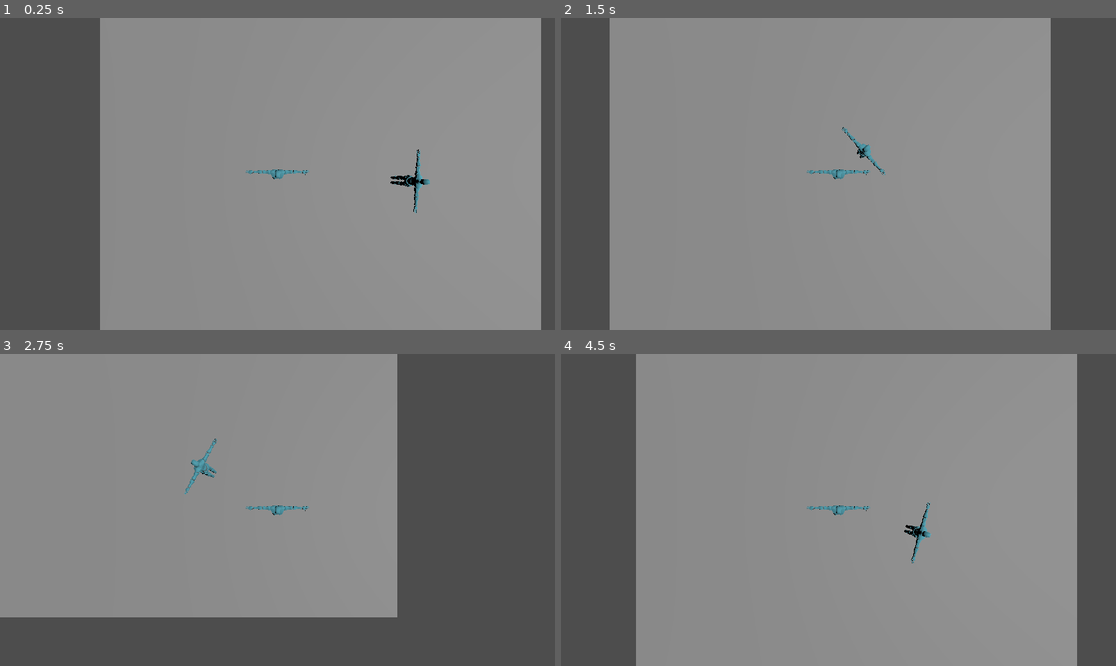
Above: before the commit, frames 1-4 (two rows, left to right).
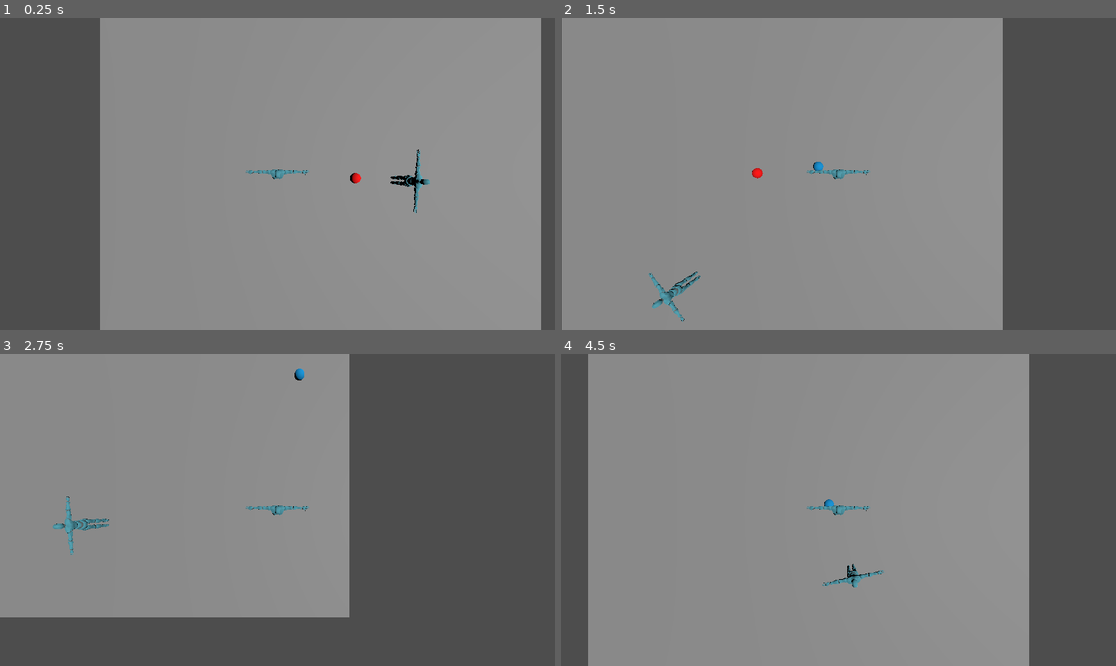
Above: after the commit, the same moments.

Repository: Alvin-Cha/Game-Skripsi
Game: Godot game, scene res://scenes/main/world.tscn
Two runs of this game, one before a commit and one after it. Both use one fixed random seed, a clock stepped at 60 frames per second and the inputs below.
Inputs (mouse positions are in pixels of both pictures, inside the frame that each line leads up to):
- Up to frame 1 (0.25 s): no input
- Up to frame 2 (1.5 s): tap Enter (ui_accept) at 0.5, 0.77 s; move the mouse to (960, 158) at 0.52 s; hold Right (ui_right) 0.53-1.28 s; click (960, 158) at 0.67 s; move the mouse to (727, 189) at 1.27 s; hold Down (ui_down) from 1.28 s (still down); click (727, 189) at 1.42 s
- Up to frame 3 (2.75 s): tap Enter (ui_accept) at 1.52 s; move the mouse to (333, 441) at 2.02 s; release Down (ui_down) at 2.03 s; hold Right (ui_right) from 2.03 s (still down); click (333, 441) at 2.17 s
- Up to frame 4 (4.5 s): move the mouse to (810, 572) at 2.77 s; release Right (ui_right) at 2.78 s; hold Up (ui_up) 2.78-3.53 s; click (810, 572) at 2.92 s; tap Enter (ui_accept) at 3.02, 3.77 s; move the mouse to (1005, 556) at 3.52 s; hold Left (ui_left) from 3.53 s (still down); click (1005, 556) at 3.67 s; move the mouse to (672, 463) at 4.27 s; click (672, 463) at 4.42 s

The runs differ from the first frame. In frame 1, less than 0.1% of the frame differs, in the area x 63-66%, y 49-54%; in frame 2, 18%, in the area x 0-89%, y 0-100%; in frame 3, 7.9%; in frame 4, 18%.

Commit message:
HP & Shoot
Alvin pro

Diff:
--- /dev/null
+++ b/scenes/enemy/bulletEnemy.tscn
@@ -0,0 +1,22 @@
+[gd_scene format=3 uid="uid://dlxk2tksu4qwe"]
+
+[ext_resource type="Script" uid="uid://byugb6g3ckh7m" path="res://scripts/bullet.gd" id="1_scr"]
+
+[sub_resource type="StandardMaterial3D" id="StandardMaterial3D_bullet"]
+albedo_color = Color(1, 0, 0, 1)
+
+[sub_resource type="SphereMesh" id="SphereMesh_bullet"]
+material = SubResource("StandardMaterial3D_bullet")
+
+[sub_resource type="SphereShape3D" id="SphereShape3D_bullet"]
+
+[node name="Bullet2" type="Area3D" unique_id=859064498]
+script = ExtResource("1_scr")
+
+[node name="MeshInstance3D" type="MeshInstance3D" parent="." unique_id=2021941949]
+transform = Transform3D(0.33, 0, 0, 0, 0.33, 0, 0, 0, 0.33, 0, 0, 0)
+mesh = SubResource("SphereMesh_bullet")
+
+[node name="CollisionShape3D" type="CollisionShape3D" parent="." unique_id=1357596743]
+transform = Transform3D(0.33, 0, 0, 0, 0.33, 0, 0, 0, 0.33, 0, 0, 0)
+shape = SubResource("SphereShape3D_bullet")
--- /dev/null
+++ b/scenes/player/bulletPlayer.tscn
@@ -0,0 +1,22 @@
+[gd_scene format=3 uid="uid://oer2n5ldtrub"]
+
+[ext_resource type="Script" uid="uid://byugb6g3ckh7m" path="res://scripts/bullet.gd" id="1_gvfm5"]
+
+[sub_resource type="StandardMaterial3D" id="StandardMaterial3D_bullet"]
+albedo_color = Color(1.732707e-06, 0.571619, 0.8352338, 1)
+
+[sub_resource type="SphereMesh" id="SphereMesh_bullet"]
+material = SubResource("StandardMaterial3D_bullet")
+
+[sub_resource type="SphereShape3D" id="SphereShape3D_bullet"]
+
+[node name="Bullet" type="Area3D" unique_id=1567306848]
+script = ExtResource("1_gvfm5")
+
+[node name="MeshInstance3D" type="MeshInstance3D" parent="." unique_id=116044835]
+transform = Transform3D(0.33, 0, 0, 0, 0.33, 0, 0, 0, 0.33, 0, 0, 0)
+mesh = SubResource("SphereMesh_bullet")
+
+[node name="CollisionShape3D" type="CollisionShape3D" parent="." unique_id=1096212384]
+transform = Transform3D(0.33, 0, 0, 0, 0.33, 0, 0, 0, 0.33, 0, 0, 0)
+shape = SubResource("SphereShape3D_bullet")
--- /dev/null
+++ b/scripts/bullet.gd
@@ -0,0 +1,24 @@
+extends Area3D
+
+var speed: float = 10.0
+var direction: Vector3 = Vector3.ZERO
+var lifetime: float = 5.0
+var is_player_bullet: bool = false
+
+func _ready() -> void:
+	body_entered.connect(_on_body_entered)
+
+func _physics_process(delta: float) -> void:
+	position += direction * speed * delta
+
+	lifetime -= delta
+	if lifetime <= 0.0:
+		queue_free()
+
+func _on_body_entered(body: Node3D) -> void:
+	if not is_player_bullet and "Player" in body.name and body.has_method("take_damage"):
+		body.take_damage(1)
+		queue_free()
+	elif is_player_bullet and body.has_method("die") and not "Player" in body.name:
+		body.die()
+		queue_free()
--- a/scripts/enemyTracking.gd
+++ b/scripts/enemyTracking.gd
@@ -1,6 +1,9 @@
 extends CharacterBody3D
 
 const SPEED = 2.0
+const BULLET_SCENE = preload("res://scenes/enemy/bulletEnemy.tscn")
+var shoot_timer: float = 0.0
+var shoot_interval: float = 2.0
 
 # In the Inspector, you must assign the Player node to this slot!
 @export var player: Node3D
@@ -27,6 +30,12 @@
 		# Apply movement speed
 		velocity.x = direction.x * SPEED
 		velocity.z = direction.z * SPEED
+
+		# Shooting logic
+		shoot_timer -= delta
+		if shoot_timer <= 0.0:
+			shoot_timer = shoot_interval
+			shoot()
 	else:
 		# Stop moving if no player is found
 		velocity.x = move_toward(velocity.x, 0, SPEED)
@@ -41,3 +50,31 @@
 		var collider = collision.get_collider()
 		if collider == player and collider.has_method("take_damage"):
 			collider.take_damage(1)
+
+func shoot() -> void:
+	if not player:
+		return
+
+	var bullet = BULLET_SCENE.instantiate()
+	get_parent().add_child(bullet)
+
+	# Start bullet slightly elevated
+	bullet.position = global_position + Vector3(0, 1.0, 0)
+
+	# Aim at player
+	var aim_target = player.global_position + Vector3(0, 1.0, 0) # Aim at center of player
+	bullet.direction = bullet.position.direction_to(aim_target).normalized()
+
+func die() -> void:
+	var new_enemy = load("res://scenes/enemy/enemy.tscn").instantiate()
+
+	var angle = randf() * PI * 2.0
+	var radius = 8.0
+	var random_pos = Vector3(cos(angle) * radius, position.y, sin(angle) * radius)
+	var center = Vector3(0, 0, 0)
+
+	new_enemy.position = center + random_pos
+	new_enemy.player = player
+
+	get_parent().call_deferred("add_child", new_enemy)
+	queue_free()
--- a/scripts/playerMovement.gd
+++ b/scripts/playerMovement.gd
@@ -3,6 +3,7 @@
 
 const SPEED = 5.0
 const DASH_VELOCITY = 5.0
+const BULLET_SCENE = preload("res://scenes/player/bulletPlayer.tscn")
 
 var hp: int = 3
 var is_invulnerable: bool = false
@@ -59,3 +60,32 @@
 
 	is_invulnerable = true
 	invulnerability_timer = 3.0
+
+func _unhandled_input(event: InputEvent) -> void:
+	if event is InputEventMouseButton and event.button_index == MOUSE_BUTTON_LEFT and event.pressed:
+		if hp > 0:
+			shoot()
+
+func shoot() -> void:
+	var camera = $Camera3D
+	if not camera:
+		return
+
+	var mouse_pos = get_viewport().get_mouse_position()
+	var ray_origin = camera.project_ray_origin(mouse_pos)
+	var ray_direction = camera.project_ray_normal(mouse_pos)
+
+	var plane = Plane(Vector3.UP, Vector3(0, 1.0, 0))
+	var target_pos = plane.intersects_ray(ray_origin, ray_direction)
+
+	if target_pos != null:
+		var bullet = BULLET_SCENE.instantiate()
+		bullet.is_player_bullet = true
+		get_parent().add_child(bullet)
+
+		bullet.position = global_position + Vector3(0, 1.0, 0)
+
+		var dir = (target_pos - bullet.position)
+		dir.y = 0
+		if dir.length_squared() > 0.001:
+			bullet.direction = dir.normalized()
Not shown, added: scripts/bullet.gd.uid
